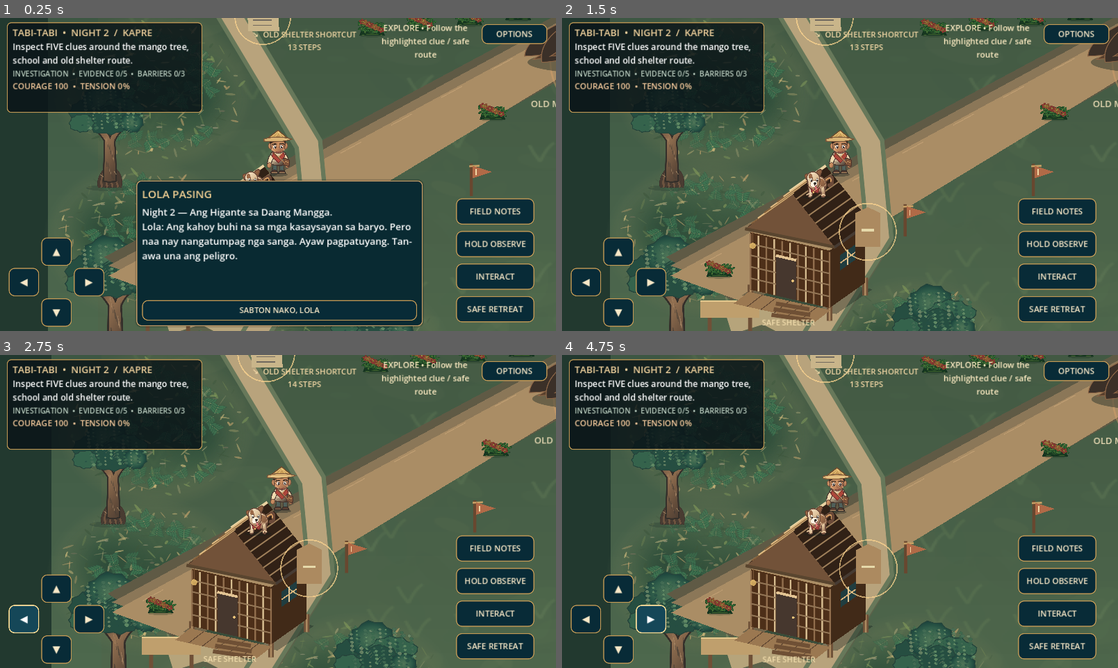
Above: before the commit, frames 1-4 (two rows, left to right).
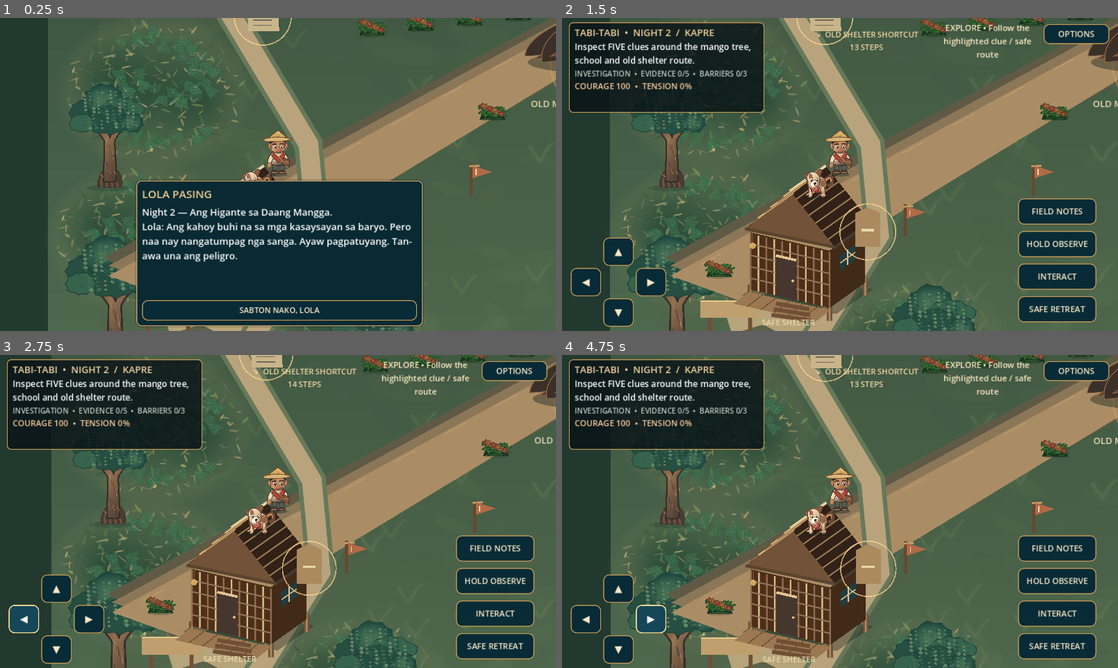
Above: after the commit, the same moments.

Repository: LokiJ07/Tabi-tabi
Game: Godot game, scene res://scenes/night02.tscn
Same seed, same stepped clock (60 frames per second), same inputs: the game is played once before the commit and once after it. This scene is started directly instead of the project's main scene.
Inputs (mouse positions are in pixels of both pictures, inside the frame that each line leads up to):
- Up to frame 1 (0.25 s): no input
- Up to frame 2 (1.5 s): click (617, 252) at 0.5 s, where only the run before the commit has a clickable "▲"; click "SABTON NAKO, LOLA" at 1.25 s
- Up to frame 3 (2.75 s): click "◀" at 2 s
- Up to frame 4 (4.75 s): tap Enter (ui_accept) at 2.75, 3.02 s; move the mouse to (962, 495) at 2.77 s; hold Right (ui_right) 2.78-3.5 s; click (962, 495) at 2.92 s; click "CONTINUE" at 3.5 s; click "▶" at 4.25 s

The runs differ from the first frame. In frame 1, 18% of the frame differs, in the area x 1-100%, y 0-99%; in frame 2, 0.1%; in frame 3, 0.8%; in frame 4, 0.9%.
Error before the commit: Invalid call. Nonexistent function 'set_tension' in base 'Node (night02_ambience.gd)'. (res://scripts/night02_main.gd:207)

Commit message:
feat(audio): add subtle danger-driven heartbeat under nighttime Kapre ambience

Diff:
--- a/scripts/audio/night02_ambience.gd
+++ b/scripts/audio/night02_ambience.gd
@@ -11,6 +11,7 @@
 var seed := 742019
 var level := 2
 var night_stage := 0
+var pressure := 0.0
 
 func _ready() -> void:
 	player = AudioStreamPlayer.new()
@@ -33,6 +34,9 @@
 func set_night_stage(value: int) -> void:
 	night_stage = clampi(value, 0, 3)
 
+func set_tension(value: float) -> void:
+	pressure = clampf(value,0.0,1.0)
+
 func _process(_delta: float) -> void:
 	if playback == null or level == 0:
 		return
@@ -52,5 +56,7 @@
 		# Soft bending-trunk creak once per slow breeze; not a harsh jump scare.
 		var creak_gate := pow(maxf(0.0, sin(phase * .42)), 12.0)
 		var creak := (.003 + .005 * night_mix) * creak_gate * sin(phase * TAU * 92.0)
-		var mix := clampf(breeze + insect + low + creak, -.075, .075)
+		# Sub-bass pressure comes from genuine unsafe proximity, not random scares.
+		var heartbeat := .012 * pressure * pow(maxf(0.0,sin(phase * TAU * 1.15)),15.0)
+		var mix := clampf(breeze + insect + low + creak + heartbeat, -.075, .075)
 		playback.push_frame(Vector2(mix, mix))
